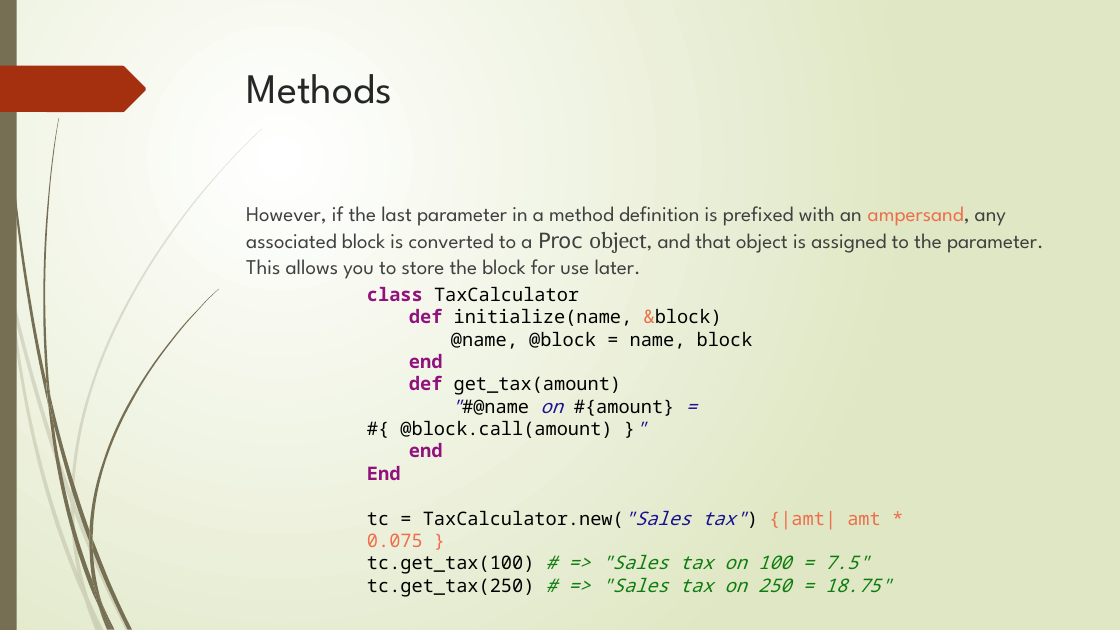
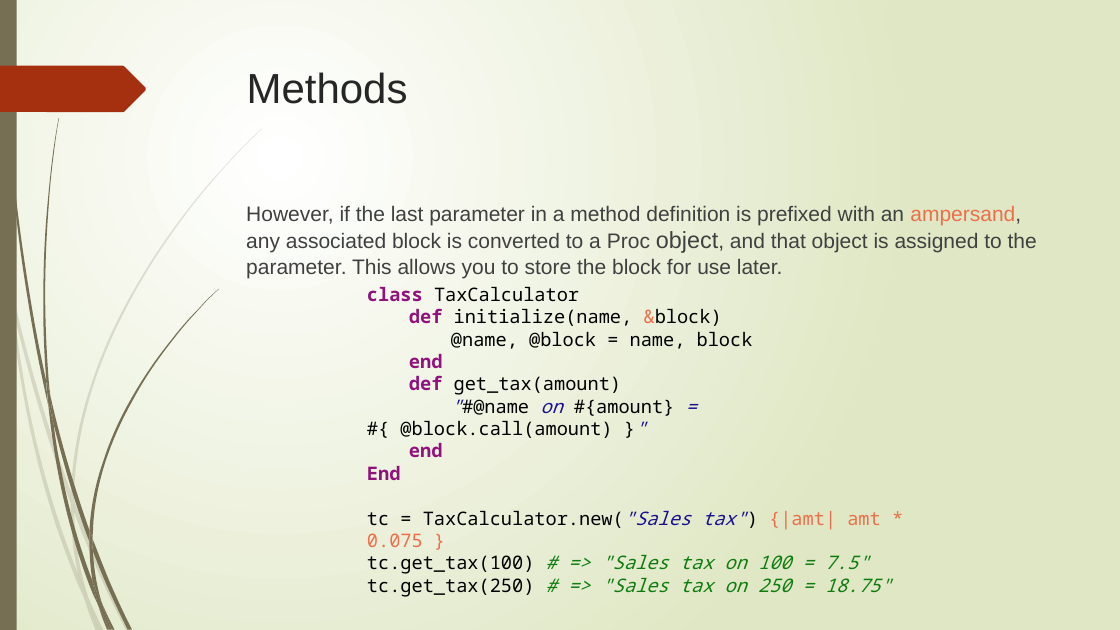
Before and after one commit to angelmoralesb/Fedesoft, a slide deck: slide 42 of ProyectoRuby/Libros/PresentacionRuby.pptx. Drawn at 1120x630 pixels with LibreOffice and Linux fonts; fonts in the diff are those of the drawing. Boxes give left, top, right and bottom in pixels: in the first picture for what was removed or moved away, otherwise in the second. Text is boxed around its words. In the diff, an @@ line names an element or a change of style, - is before the commit and + after.

```diff
--- a/ProyectoRuby/Libros/PresentacionRuby.pptx
+++ b/ProyectoRuby/Libros/PresentacionRuby.pptx
@@ title "Methods" at box(247, 72, 408, 104): font League Spartan to Arial @@
@@ text "However, if the last parameter ..." at box(246, 205, 1037, 278): font League Spartan to Arial; font DejaVu Sans to Arial in "Proc"; font Cambria to Arial in "object," @@
```
Also in this commit, not shown: 52 other slides changed, 4 other files.
